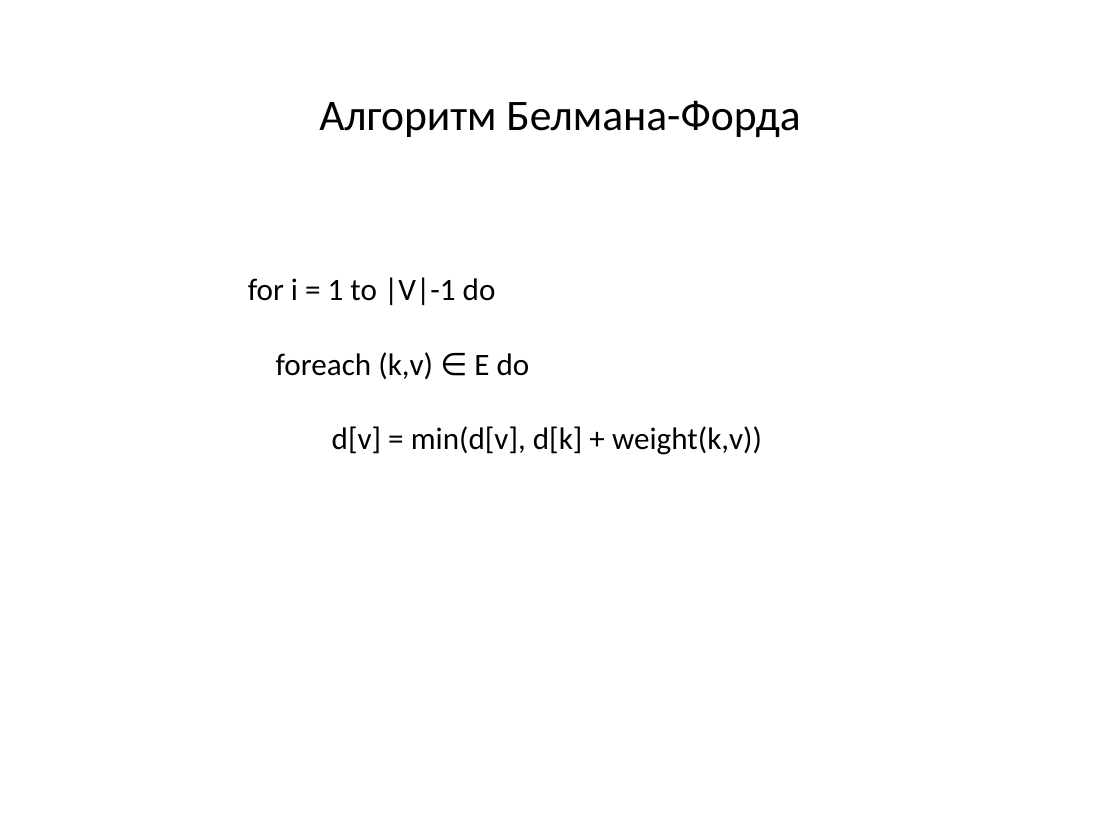
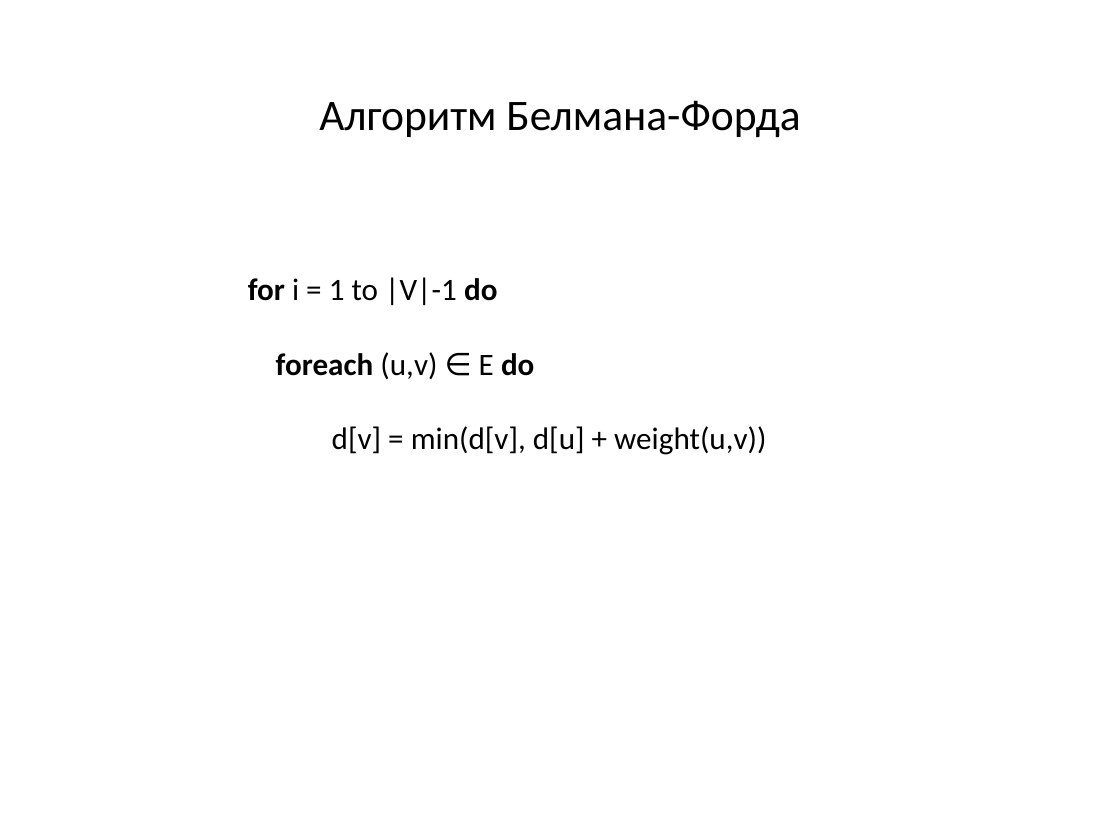
Before and after one commit to SteinbergOB/ANG, a slide deck: slide 29 of Презентации/Лекция 3.pptx (slide 22 before the commit). Drawn at 1120x840 pixels with LibreOffice and Linux fonts; fonts in the diff are those of the drawing. Boxes give left, top, right and bottom in pixels: in the first picture for what was removed or moved away, otherwise in the second. Text is boxed around its words. In the diff, an @@ line names an element or a change of style, - is before the commit and + after.

Commit message:
22.03

```diff
--- a/Презентации/Лекция 3.pptx
+++ b/Презентации/Лекция 3.pptx
@@ text at box(248, 277, 497, 305): bold on in "for do" @@
@@ text at box(276, 352, 766, 455): text changed @@
-  foreach (k,v) ∈ E do
-d[v] = min(d[v], d[k] + weight(k,v))
+  foreach (u,v) ∈ E do
+d[v] = min(d[v], d[u] + weight(u,v))
```
Also in this commit, not shown: 1 other slide changed, 40 slides added, 1 slide removed.
